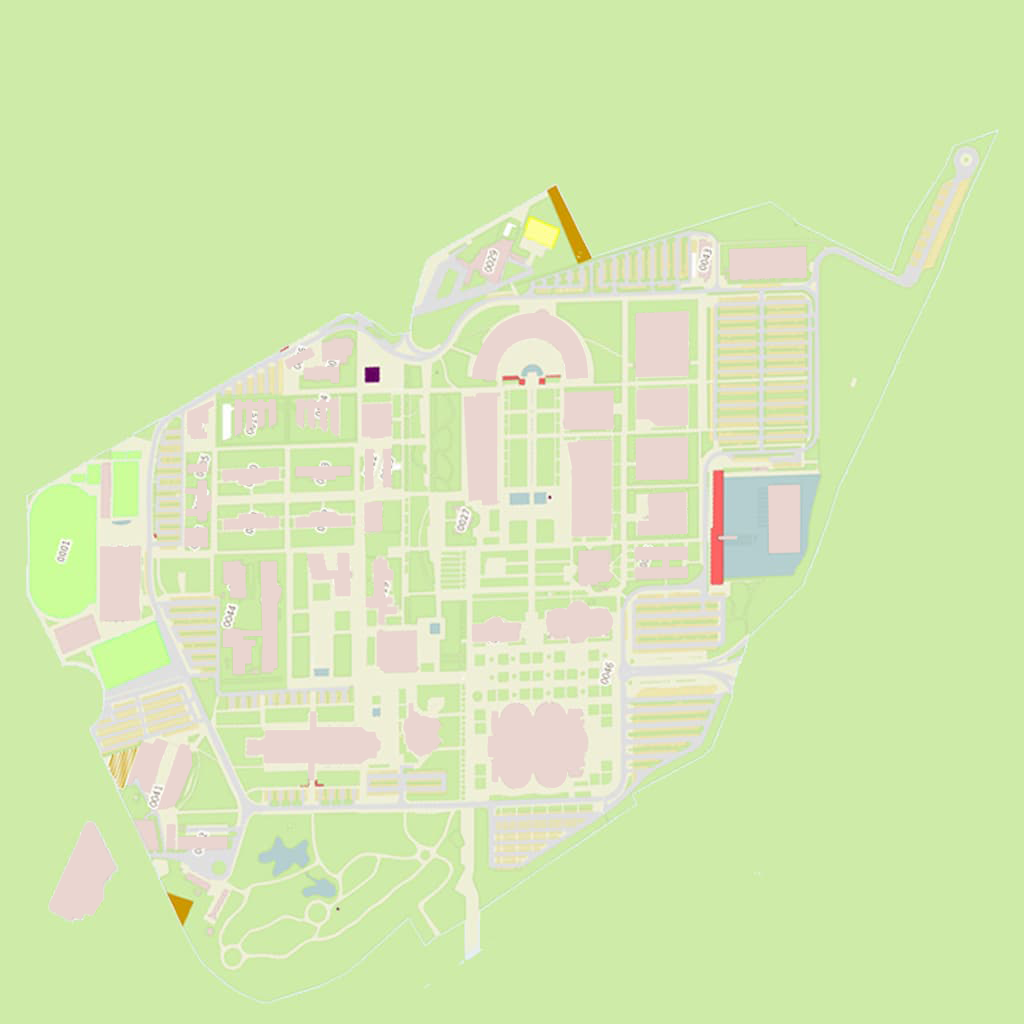
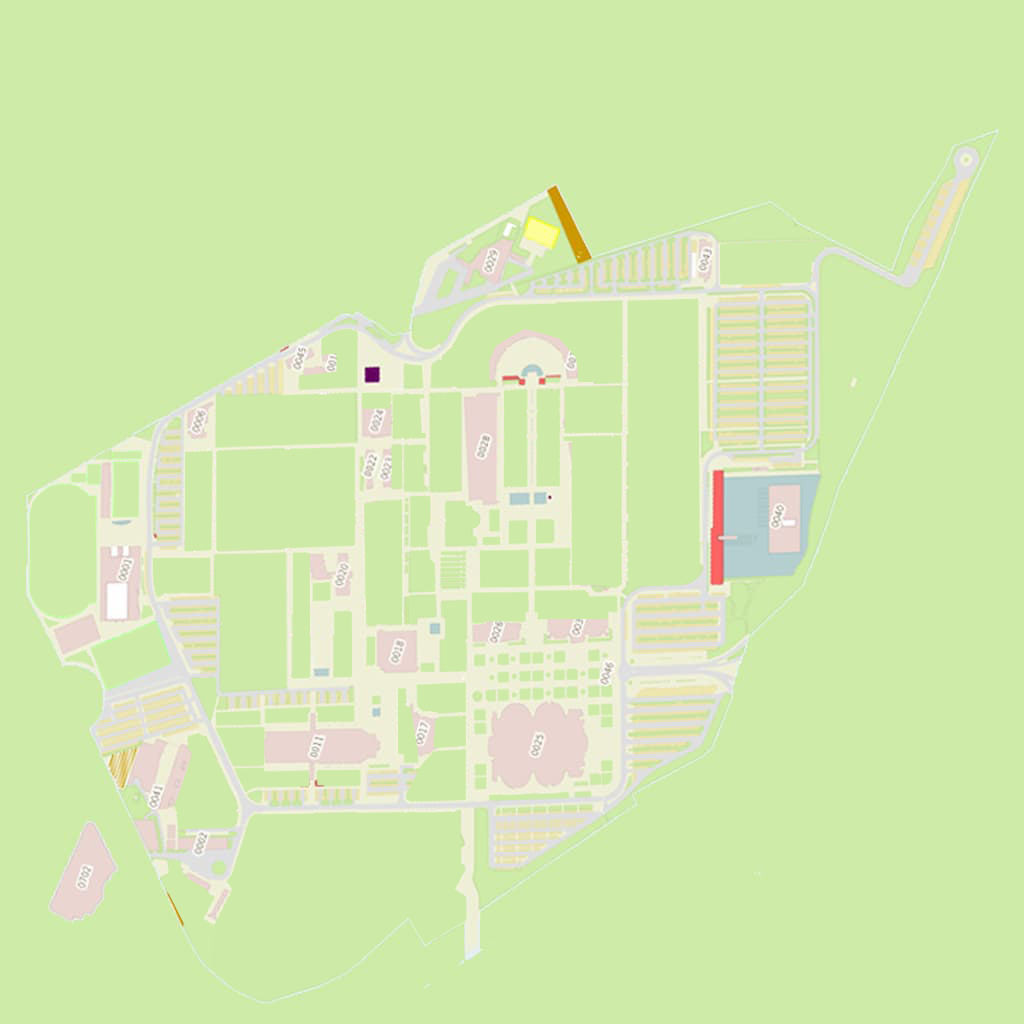
Layers edited between the first and the second w=1024, h=1024 image:
renamed "Capa 5" to "Buildings", hid it, painted on it over left=49, top=247, right=807, bottom=921
removed layer "Elipse 2" (1st of 3) over left=502, top=759, right=531, bottom=788
removed layer "Elipse 2" (2nd of 3) over left=538, top=706, right=567, bottom=733
removed layer "Elipse 2" (3rd of 3) over left=502, top=704, right=531, bottom=730
renamed "Capa 4" to "Garden", painted on it over left=30, top=241, right=825, bottom=999
removed layer "Capa 3" over left=296, top=399, right=338, bottom=437
removed layer "Capa 2" over left=49, top=312, right=614, bottom=921
removed layer "Elipse 1" over left=546, top=602, right=613, bottom=641
moved "Capa 0" above "Capa 1" over left=30, top=241, right=825, bottom=999
painted on "Capa 1" over left=30, top=241, right=825, bottom=999
